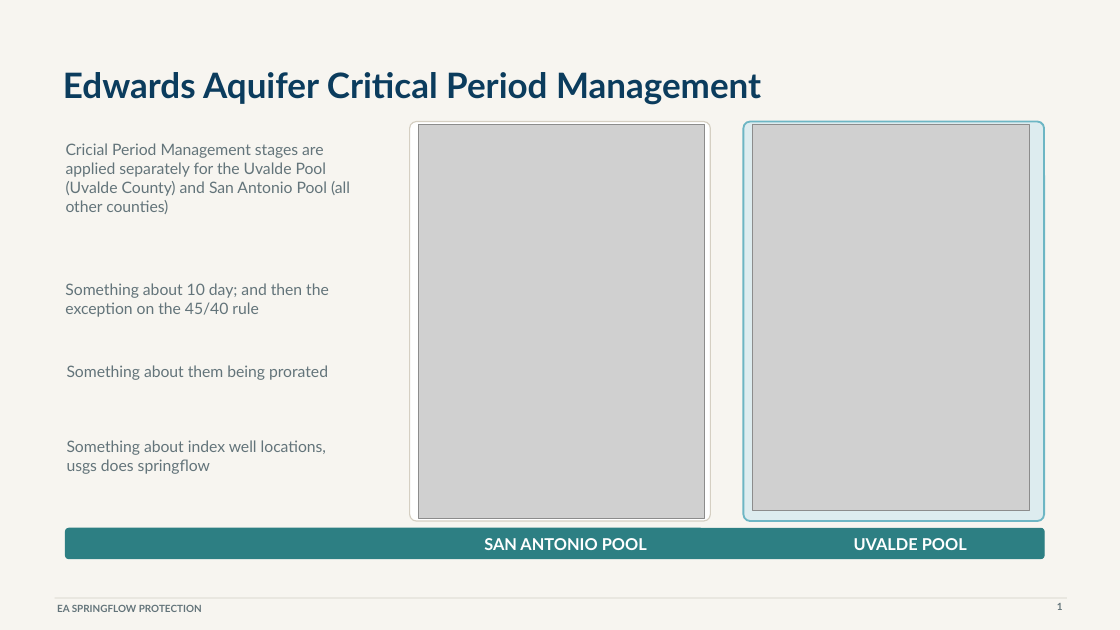
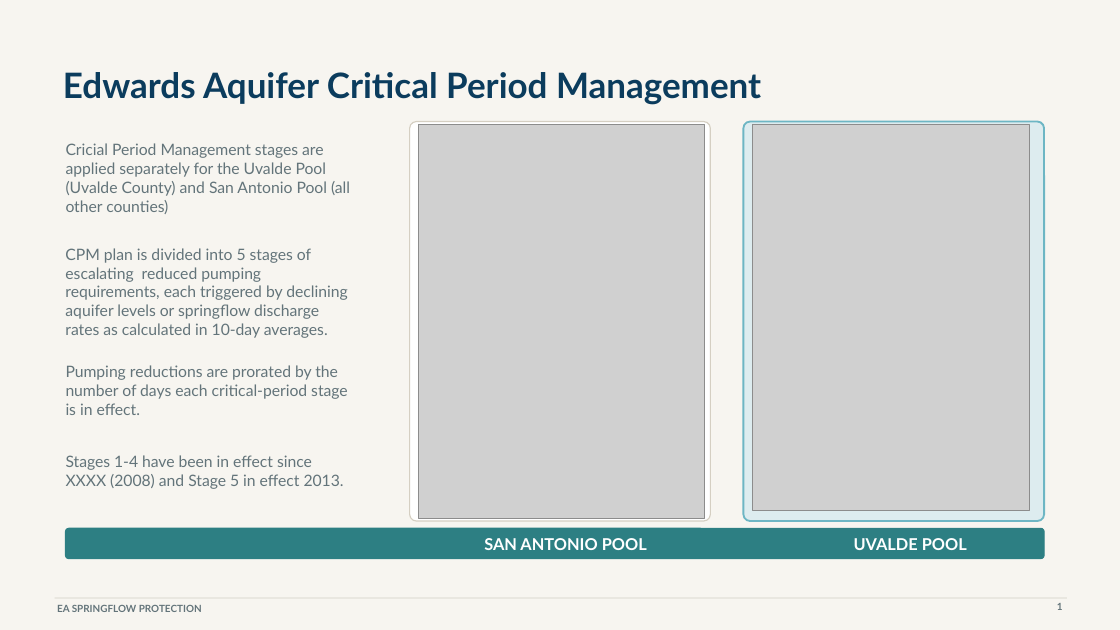
Before and after one commit to cfurl/EAHCP-Fall-2026-Sci-Comm, a slide deck: slide 7 of EAHCP_Springflow_Protection_Furl_7.21.26.pptx. Drawn at 1120x630 pixels with LibreOffice and Linux fonts; fonts in the diff are those of the drawing; grey boxes stand for pictures. Boxes give left, top, right and bottom in pixels: in the first picture for what was removed or moved away, otherwise in the second. Text is boxed around its words. In the diff, an @@ line names an element or a change of style, - is before the commit and + after.

```diff
--- a/EAHCP_Springflow_Protection_Furl_7.21.26.pptx
+++ b/EAHCP_Springflow_Protection_Furl_7.21.26.pptx
@@ text at [65, 248, 347, 338]: text changed @@
-Something about 10 day; and then the exception on the 45/40 rule
+CPM plan is divided into 5 stages of escalating reduced pumping requirements, each triggered by declining aquifer levels or springflow discharge rates as calculated in 10-day averages.
@@ text at [66, 365, 348, 415]: text changed @@
-Something about them being prorated
+Pumping reductions are prorated by the number of days each critical-period stage is in effect.
@@ text removed at [67, 440, 326, 474] @@
-Something about index well locations, usgs does springflow
@@ text added at [66, 455, 344, 489], 13.5 pt, text #63747A @@
+Stages 1-4 have been in effect since XXXX (2008) and Stage 5 in effect 2013.
```
Also in this commit, not shown: 6 slides added, 12 other files.
